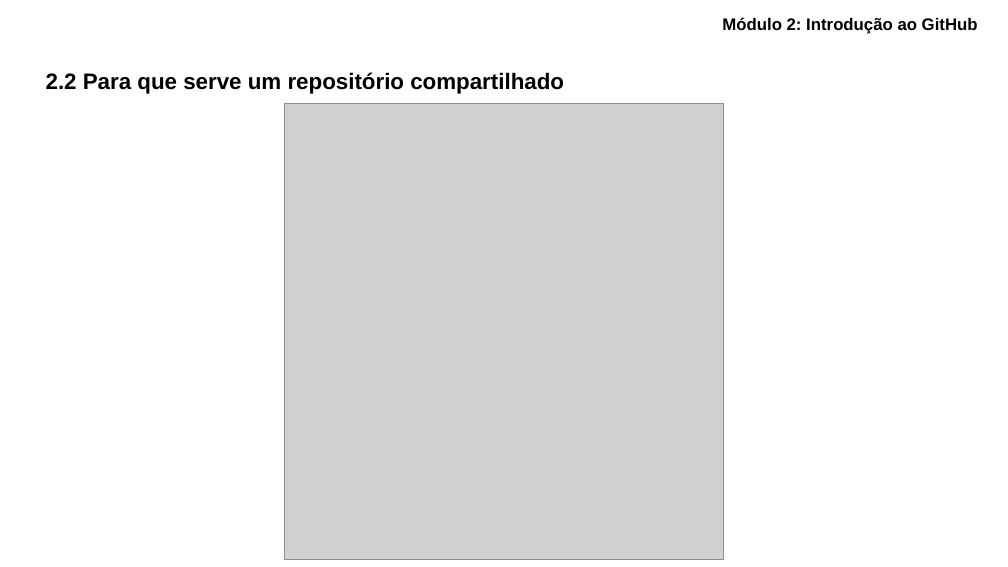
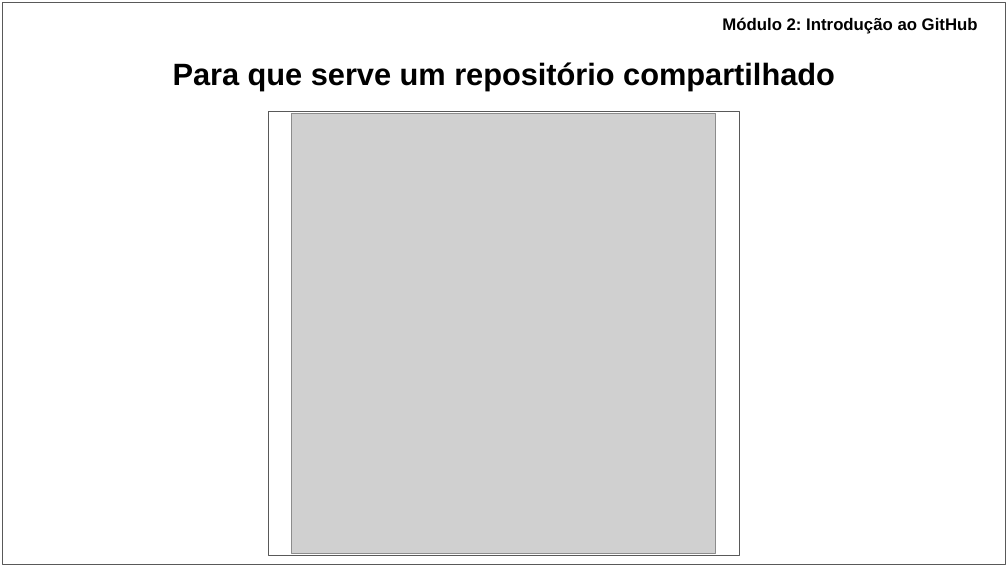
Before and after one commit to ryancunha13/Curso-Git-02, a slide deck: slide 8 of Materiais didáticos/Apresentação - Curso de Git_GitHub.pptx. Drawn at 1008x567 pixels with LibreOffice and Linux fonts; fonts in the diff are those of the drawing; grey boxes stand for pictures. Boxes give left, top, right and bottom in pixels: in the first picture for what was removed or moved away, otherwise in the second. Text is boxed around its words. In the diff, an @@ line names an element or a change of style, - is before the commit and + after.

```diff
--- a/Materiais didáticos/Apresentação - Curso de Git_GitHub.pptx
+++ b/Materiais didáticos/Apresentação - Curso de Git_GitHub.pptx
@@ rectangle added at (2, 2, 1006, 564), fill #FFFFFF, outline #595959 0.75 pt @@
@@ title at (173, 62, 835, 91): text changed; size 16 to 22 pt @@
-2.2 Para que serve um repositório compartilhado
+Para que serve um repositório compartilhado
@@ rectangle added at (268, 111, 740, 555), fill #FFFFFF, outline #595959 0.75 pt @@
@@ picture: place and size @@
-picture at (284, 104, 724, 559)
+picture at (291, 113, 716, 552)
```
Also in this commit, not shown: 38 other slides changed, 2 slides added, 3 other files.
